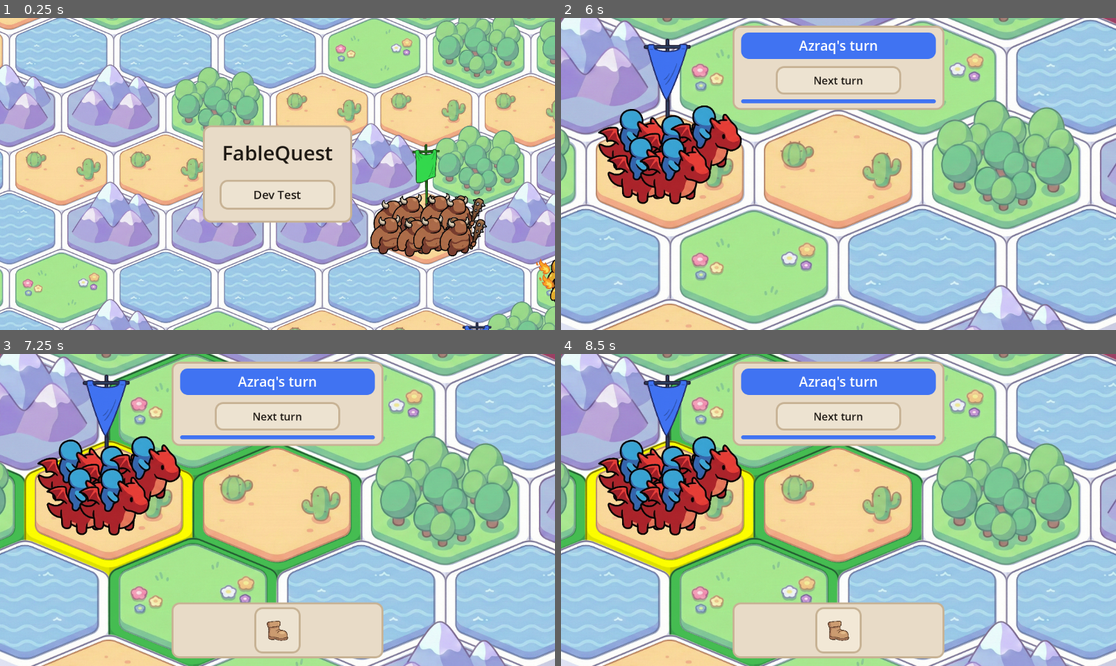
Above: before the commit, frames 1-4 (two rows, left to right).
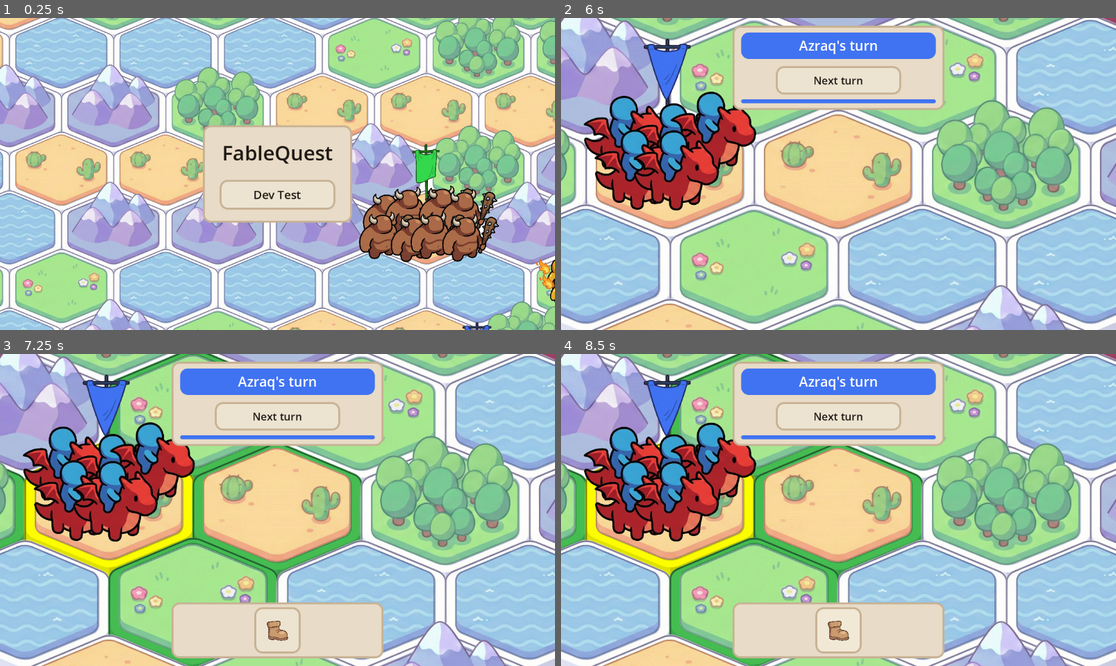
Above: after the commit, the same moments.

Repository: pebll/tbsge
Game: Godot game, scene res://scenes/runnables/menu.tscn
Same seed, same stepped clock (60 frames per second), same inputs: the game is played once before the commit and once after it. This scene is started directly instead of the project's main scene.
Inputs (mouse positions are in pixels of both pictures, inside the frame that each line leads up to):
- Up to frame 1 (0.25 s): no input
- Up to frame 2 (6 s): click "Dev Test" at 0.5 s; click "Sandbox (spawn & fight)" at 1.25 s; click "Next turn" at 2 s; click "Next turn" at 2.75 s; click "Next turn" at 3.5 s; tap Enter at 4.25, 5.75 s; drag from (588, 267) to (588, 80) at 4.27 s; tap Space at 5 s; drag from (588, 80) to (588, 267) at 5.02 s; move the mouse to (672, 174) at 5.77 s; tap Tab at 5.85 s; click (672, 174) at 5.92 s
- Up to frame 3 (7.25 s): drag from (111, 510) to (27, 416) at 6.52 s
- Up to frame 4 (8.5 s): click (838, 631) at 7.25 s; click (838, 631) at 8 s

The runs differ from the first frame. In frame 1, 3.5% of the frame differs, in the area x 64-90%, y 53-79%; in frame 2, 5.9%, in the area x 4-36%, y 23-62%; in frame 3, 5.9%; in frame 4, 5.9%.

Commit message:
add more stats : shield, image size

Diff:
--- a/data/units/archer.tres
+++ b/data/units/archer.tres
@@ -9,6 +9,9 @@
 display_name = "Archer"
 max_health = 10
 attack = 4
+ap = 2
+shield = 0
+image_size = 1.0
 size = 1.5
 price = 3
 icon = ExtResource("2_icon")
--- a/data/units/axeman.tres
+++ b/data/units/axeman.tres
@@ -9,6 +9,9 @@
 display_name = "Axeman"
 max_health = 14
 attack = 5
+ap = 2
+shield = 0
+image_size = 1.0
 size = 1.5
 price = 4
 icon = ExtResource("2_icon")
--- a/data/units/dragon_rider.tres
+++ b/data/units/dragon_rider.tres
@@ -1,7 +1,7 @@
-[gd_resource type="Resource" format=3 uid="uid://d1w0r3xk7m8c2"]
+[gd_resource type="Resource" script_class="UnitDefinition" format=3 uid="uid://d1w0r3xk7m8c2"]
 
-[ext_resource type="Script" path="res://scripts/resources/unit_definition.gd" id="1_def"]
-[ext_resource type="Texture2D" path="res://assets/units_v2/done/base_uncut_sprites/dragon_rider_front.png" id="2_icon"]
+[ext_resource type="Script" uid="uid://xdkpld8vue81" path="res://scripts/resources/unit_definition.gd" id="1_def"]
+[ext_resource type="Texture2D" uid="uid://b30c58vws63wk" path="res://assets/units_v2/done/base_uncut_sprites/dragon_rider_front.png" id="2_icon"]
 
 [resource]
 script = ExtResource("1_def")
@@ -9,6 +9,8 @@
 display_name = "Dragon Rider"
 max_health = 18
 attack = 7
+ap = 3
+image_size = 1.2
 size = 3.0
 price = 8
 icon = ExtResource("2_icon")
--- a/data/units/flame.tres
+++ b/data/units/flame.tres
@@ -9,6 +9,9 @@
 display_name = "Flame"
 max_health = 9
 attack = 7
+ap = 2
+shield = 0
+image_size = 1.0
 size = 1.5
 price = 5
 icon = ExtResource("2_icon")
--- a/data/units/mage.tres
+++ b/data/units/mage.tres
@@ -9,6 +9,9 @@
 display_name = "Mage"
 max_health = 12
 attack = 6
+ap = 2
+shield = 0
+image_size = 1.0
 size = 1.5
 price = 5
 icon = ExtResource("2_icon")
--- a/data/units/necromancer.tres
+++ b/data/units/necromancer.tres
@@ -9,6 +9,9 @@
 display_name = "Necromancer"
 max_health = 11
 attack = 5
+ap = 2
+shield = 0
+image_size = 1.0
 size = 1.5
 price = 4
 icon = ExtResource("2_icon")
--- a/data/units/ogre.tres
+++ b/data/units/ogre.tres
@@ -9,6 +9,8 @@
 display_name = "Ogre"
 max_health = 24
 attack = 8
+shield = 1
+image_size = 1.2
 size = 2.5
 price = 10
 icon = ExtResource("1_rd7uk")
--- a/data/units/treant.tres
+++ b/data/units/treant.tres
@@ -9,6 +9,9 @@
 display_name = "Treant"
 max_health = 20
 attack = 4
+ap = 2
+shield = 0
+image_size = 1.15
 size = 2.0
 price = 6
 icon = ExtResource("2_icon")
--- a/scenes/ui/tile_info_panel.tscn
+++ b/scenes/ui/tile_info_panel.tscn
@@ -133,6 +133,63 @@
 theme_override_font_sizes/font_size = 32
 text = "0"
 
+[node name="TypeStats" type="HBoxContainer" parent="VBox/LegionBlock/LegionHeader/LegionHeaderText" unique_id=3847193201]
+unique_name_in_owner = true
+layout_mode = 2
+theme_override_constants/separation = 14
+
+[node name="SizeStat" type="HBoxContainer" parent="VBox/LegionBlock/LegionHeader/LegionHeaderText/TypeStats" unique_id=3847193202]
+layout_mode = 2
+theme_override_constants/separation = 2
+
+[node name="SizeIcon" type="TextureRect" parent="VBox/LegionBlock/LegionHeader/LegionHeaderText/TypeStats/SizeStat" unique_id=3847193203]
+unique_name_in_owner = true
+custom_minimum_size = Vector2(56, 56)
+layout_mode = 2
+expand_mode = 1
+stretch_mode = 5
+
+[node name="SizeValue" type="Label" parent="VBox/LegionBlock/LegionHeader/LegionHeaderText/TypeStats/SizeStat" unique_id=3847193204]
+unique_name_in_owner = true
+layout_mode = 2
+theme_override_font_sizes/font_size = 32
+text = "1.5"
+
+[node name="PriceStat" type="HBoxContainer" parent="VBox/LegionBlock/LegionHeader/LegionHeaderText/TypeStats" unique_id=3847193205]
+layout_mode = 2
+theme_override_constants/separation = 2
+
+[node name="PriceIcon" type="TextureRect" parent="VBox/LegionBlock/LegionHeader/LegionHeaderText/TypeStats/PriceStat" unique_id=3847193206]
+unique_name_in_owner = true
+custom_minimum_size = Vector2(56, 56)
+layout_mode = 2
+expand_mode = 1
+stretch_mode = 5
+
+[node name="PriceValue" type="Label" parent="VBox/LegionBlock/LegionHeader/LegionHeaderText/TypeStats/PriceStat" unique_id=3847193207]
+unique_name_in_owner = true
+layout_mode = 2
+theme_override_font_sizes/font_size = 32
+text = "5"
+
+[node name="ShieldStat" type="HBoxContainer" parent="VBox/LegionBlock/LegionHeader/LegionHeaderText/TypeStats" unique_id=3847193208]
+unique_name_in_owner = true
+layout_mode = 2
+theme_override_constants/separation = 2
+
+[node name="ShieldIcon" type="TextureRect" parent="VBox/LegionBlock/LegionHeader/LegionHeaderText/TypeStats/ShieldStat" unique_id=3847193209]
+unique_name_in_owner = true
+custom_minimum_size = Vector2(56, 56)
+layout_mode = 2
+expand_mode = 1
+stretch_mode = 5
+
+[node name="ShieldValue" type="Label" parent="VBox/LegionBlock/LegionHeader/LegionHeaderText/TypeStats/ShieldStat" unique_id=3847193210]
+unique_name_in_owner = true
+layout_mode = 2
+theme_override_font_sizes/font_size = 32
+text = "0"
+
 [node name="ApStat" type="HBoxContainer" parent="VBox/LegionBlock/LegionHeader/LegionHeaderText" unique_id=3847193100]
 unique_name_in_owner = true
 layout_mode = 2
--- a/scripts/core/combat_resolver.gd
+++ b/scripts/core/combat_resolver.gd
@@ -51,20 +51,28 @@
 		var target_index := rng.randi_range(0, current_defender_legion.units.size() - 1)
 		var target_unit: Unit = current_defender_legion.units[target_index]
 
-		var damage := float(attacker_unit.attack)
+		var raw_damage := float(attacker_unit.attack)
+		var shield_result := target_unit.absorb_damage(raw_damage)
+		var damage: float = shield_result["applied"]
+		var shield_absorbed: float = shield_result["absorbed"]
 		var hp_before: float = float(target_unit.current_health)
 		target_unit.current_health -= damage
 		var hp_after: float = float(target_unit.current_health)
 		var hp_lost: float = clampf(hp_before - maxf(0.0, hp_after), 0.0, hp_before)
 
-		print("Hit #%d: %s -> %s for %d (target hp %d/%d)" % [
+		var hit_log := "Hit #%d: %s -> %s for %d" % [
 			hit_index,
 			current_attacker_legion.unit_type,
 			current_defender_legion.unit_type,
 			int(damage),
+		]
+		if shield_absorbed > 0.0:
+			hit_log += " (%d absorbed by shield)" % int(shield_absorbed)
+		hit_log += " (target hp %d/%d)" % [
 			int(max(0.0, target_unit.current_health)),
 			int(target_unit.max_health),
-		])
+		]
+		print(hit_log)
 
 		hits.append({
 			"hit_index": hit_index,
@@ -72,6 +80,8 @@
 			"defender_legion": current_defender_legion,
 			"attacker": attacker_unit,
 			"target": target_unit,
+			"raw_damage": raw_damage,
+			"shield_absorbed": shield_absorbed,
 			"damage": damage,
 			"target_hp_before": hp_before,
 			"target_hp_after": hp_after,
--- a/scripts/models/legion.gd
+++ b/scripts/models/legion.gd
@@ -16,10 +16,18 @@
 	self.unit_count = unit_count
 	self.tile_coords = tile_coords
 	self.team_id = team_id
-	current_ap = max_ap
+	_apply_unit_type_defaults()
 	for i in range(unit_count):
 		var unit = Unit.new(self.unit_type)
 		units.append(unit)
+
+func _apply_unit_type_defaults() -> void:
+	var def := UnitDefs.get_def(unit_type)
+	if def and def.ap > 0:
+		max_ap = def.ap
+	else:
+		max_ap = DEFAULT_MAX_AP
+	current_ap = max_ap
 
 func has_ap() -> bool:
 	return current_ap > 0
@@ -38,3 +46,5 @@
 
 func refresh_ap() -> void:
 	current_ap = max_ap
+	for unit in units:
+		unit.reset_turn_state()
--- a/scripts/models/unit.gd
+++ b/scripts/models/unit.gd
@@ -5,6 +5,8 @@
 var max_health: float
 var attack: float
 var current_health: float
+var shield_max: int = 0
+var shield_remaining: int = 0
 var definition: UnitDefinition
 
 func _init(unit_type: String) -> void:
@@ -13,8 +15,22 @@
 	if definition:
 		max_health = definition.max_health
 		attack = definition.attack
+		shield_max = maxi(0, definition.shield)
 	else:
 		# Safe defaults if unit type not found in DB.
 		max_health = 10
 		attack = 3
+		shield_max = 0
 	current_health = max_health
+	reset_turn_state()
+
+func reset_turn_state() -> void:
+	shield_remaining = shield_max
+
+func absorb_damage(raw_damage: float) -> Dictionary:
+	var raw := maxf(0.0, raw_damage)
+	if shield_remaining <= 0:
+		return {"applied": raw, "absorbed": 0.0}
+	var absorbed := minf(raw, float(shield_remaining))
+	shield_remaining = 0
+	return {"applied": raw - absorbed, "absorbed": absorbed}
--- a/scripts/resources/unit_definition.gd
+++ b/scripts/resources/unit_definition.gd
@@ -6,6 +6,12 @@
 
 @export var max_health: int = 10
 @export var attack: int = 3
+## Action points restored at the start of this legion's team turn.
+@export var ap: int = 2
+## Damage absorbed from the first hit each unit takes per team turn (then breaks until next turn).
+@export var shield: int = 0
+## Visual scale for battlefield sprite size and formation spacing (~1.0 = default).
+@export var image_size: float = 1.0
 
 ## How much of a legion's 12-point capacity one unit consumes (default 1.5 → up to 8 units).
 @export var size: float = 1.5
--- a/scripts/ui/tile_info_panel.gd
+++ b/scripts/ui/tile_info_panel.gd
@@ -21,6 +21,13 @@
 @onready var health_value: Label = %HealthValue
 @onready var unit_count_icon: TextureRect = %UnitCountIcon
 @onready var unit_count_value: Label = %UnitCountValue
+@onready var size_icon: TextureRect = %SizeIcon
+@onready var size_value: Label = %SizeValue
+@onready var price_icon: TextureRect = %PriceIcon
+@onready var price_value: Label = %PriceValue
+@onready var shield_stat: HBoxContainer = %ShieldStat
+@onready var shield_icon: TextureRect = %ShieldIcon
+@onready var shield_value: Label = %ShieldValue
 @onready var ap_stat: HBoxContainer = %ApStat
 @onready var ap_icon: TextureRect = %ApIcon
 @onready var ap_value: Label = %ApValue
@@ -52,6 +59,9 @@
 const ICON_HEALTH := preload("res://assets/icons/base_icons_sprites/heart.png")
 const ICON_UNIT_COUNT := preload("res://assets/icons/base_icons_sprites/torso.png")
 const ICON_AP := preload("res://assets/icons/base_icons_sprites/boot.png")
+const ICON_SIZE := preload("res://assets/icons/base_icons_sprites/strong.png")
+const ICON_PRICE := preload("res://assets/icons/base_icons_sprites/coin.png")
+const ICON_SHIELD := preload("res://assets/icons/base_icons_sprites/shield.png")
 
 func _ready() -> void:
 	_apply_style()
@@ -85,17 +95,26 @@
 	health_value.add_theme_color_override("font_color", COLOR_TEXT)
 	unit_count_value.add_theme_color_override("font_color", COLOR_TEXT)
 	ap_value.add_theme_color_override("font_color", COLOR_TEXT)
+	size_value.add_theme_color_override("font_color", COLOR_TEXT)
+	price_value.add_theme_color_override("font_color", COLOR_TEXT)
+	shield_value.add_theme_color_override("font_color", COLOR_TEXT)
 
 	attack_icon.texture = ICON_ATTACK
 	health_icon.texture = ICON_HEALTH
 	unit_count_icon.texture = ICON_UNIT_COUNT
 	ap_icon.texture = ICON_AP
+	size_icon.texture = ICON_SIZE
+	price_icon.texture = ICON_PRICE
+	shield_icon.texture = ICON_SHIELD
 
 	_configure_stat_icon(unit_icon, Vector2(110, 150))
 	_configure_stat_icon(attack_icon)
 	_configure_stat_icon(health_icon)
 	_configure_stat_icon(unit_count_icon)
 	_configure_stat_icon(ap_icon, Vector2(56, 56))
+	_configure_stat_icon(size_icon, Vector2(56, 56))
+	_configure_stat_icon(price_icon, Vector2(56, 56))
+	_configure_stat_icon(shield_icon, Vector2(56, 56))
 
 func _configure_stat_icon(icon: TextureRect, min_size: Vector2 = Vector2(72, 72)) -> void:
 	icon.custom_minimum_size = min_size
@@ -178,6 +197,7 @@
 
 	unit_count_value.text = "%d" % legion.units.size()
 	ap_value.text = "%d/%d" % [legion.current_ap, legion.max_ap]
+	_render_unit_type_stats(unit0, legion.unit_type)
 
 	unit_icon.texture = unit0.definition.icon if unit0 and unit0.definition and unit0.definition.icon else _load_unit_icon(legion.unit_type)
 
@@ -319,6 +339,22 @@
 	footer_sb.corner_radius_bottom_right = 8
 	team_footer.add_theme_stylebox_override("panel", footer_sb)
 
+func _render_unit_type_stats(unit0: Unit, unit_type: String) -> void:
+	var def: UnitDefinition = unit0.definition if unit0 and unit0.definition else UnitDefs.get_def(unit_type)
+	if def == null:
+		size_value.text = ""
+		price_value.text = ""
+		shield_stat.hide()
+		return
+
+	size_value.text = "%.1f" % def.size
+	price_value.text = "%d" % def.price
+	if def.shield > 0:
+		shield_stat.show()
+		shield_value.text = "%d" % def.shield
+	else:
+		shield_stat.hide()
+
 func _load_unit_icon(unit_type: String) -> Texture2D:
 	var def := UnitDefs.get_def(unit_type)
 	return def.icon if def else null
--- a/scripts/visu/legion_visu.gd
+++ b/scripts/visu/legion_visu.gd
@@ -57,6 +57,14 @@
 	banner.self_modulate = team.color
 	banner.visible = true
 
+func _get_image_size_scale() -> float:
+	if legion == null:
+		return 1.0
+	var def := UnitDefs.get_def(legion.unit_type)
+	if def and def.image_size > 0.0:
+		return def.image_size
+	return 1.0
+
 func _stable_jitter(i: int, amount: float) -> Vector2:
 	var sx := sin(float(_formation_seed) + float(i) * 12.9898) * 43758.5453
 	var sy := sin(float(_formation_seed) + float(i) * 78.233) * 12515.8731
@@ -107,8 +115,9 @@
 		children[0].local_position = Vector2.ZERO
 		return
 
-	var base_spacing := 30
-	var randomness := 5.0
+	var image_scale := _get_image_size_scale()
+	var base_spacing := int(30.0 * image_scale)
+	var randomness := 5.0 * image_scale
 	var positions: Array[Vector2] = []
 	var cols := 2 if count == 4 else int(ceil(sqrt(count * 1.5)))
 	var rows := int(ceil(float(count) / float(cols)))
--- a/scripts/visu/single_unit.gd
+++ b/scripts/visu/single_unit.gd
@@ -29,22 +29,38 @@
 	juice_direct(direction)
 	update_sprite()
 
+func _get_base_scale() -> Vector2:
+	const BASE_SPRITE_SCALE := Vector2(0.2, 0.2)
+	var image_scale := 1.0
+	var def := UnitDefs.get_def(unit_type)
+	if def and def.image_size > 0.0:
+		image_scale = def.image_size
+	return BASE_SPRITE_SCALE * image_scale
+
 func update_sprite():
 	var def := UnitDefs.get_def(unit_type)
 	var new_texture: Texture2D = def.icon if def else null
 	var new_flip_h = !direction_right
 	sprite.texture = new_texture
 	sprite.flip_h = new_flip_h
+	sprite.scale = _get_base_scale()
 
 func start_idle_animation():
-	var base_scale = 0.2
-	var stretch_percentage = 0.02
-	var scale_high = base_scale*(1+stretch_percentage)
-	var scale_low = base_scale*(1-stretch_percentage)
-	var loop_time = 1
+	var base_scale := _get_base_scale()
+	sprite.scale = base_scale
+	var stretch_percentage := 0.02
+	var scale_a := Vector2(
+		base_scale.x * (1.0 - stretch_percentage),
+		base_scale.y * (1.0 + stretch_percentage)
+	)
+	var scale_b := Vector2(
+		base_scale.x * (1.0 + stretch_percentage),
+		base_scale.y * (1.0 - stretch_percentage)
+	)
+	var loop_time := 1.0
 	idle_tween = create_tween().set_loops()
-	idle_tween.tween_property(sprite, "scale", Vector2(scale_low, scale_high), loop_time)
-	idle_tween.tween_property(sprite, "scale", Vector2(scale_high, scale_low), loop_time)
+	idle_tween.tween_property(sprite, "scale", scale_a, loop_time)
+	idle_tween.tween_property(sprite, "scale", scale_b, loop_time)
 
 func juice_move(target_pos: Vector2):
 	var move_time = 0.4
@@ -82,8 +98,8 @@
 	active_tween = create_tween()
 	var anim_time = 0.1
 	var scale_factor = 1.03
-	var base_scale = sprite.scale
-	var target_scale = Vector2(base_scale.x/scale_factor, base_scale.y*scale_factor)
+	var base_scale := _get_base_scale()
+	var target_scale := Vector2(base_scale.x / scale_factor, base_scale.y * scale_factor)
 	active_tween.tween_property(sprite, "scale", target_scale, anim_time/2).set_trans(Tween.TRANS_EXPO).set_ease(Tween.EASE_OUT)
 	active_tween.tween_property(sprite, "scale", base_scale, anim_time).set_trans(Tween.TRANS_EXPO).set_ease(Tween.EASE_IN)
 
--- a/scripts/visu/unit_visu.gd
+++ b/scripts/visu/unit_visu.gd
@@ -44,7 +44,14 @@
 	sprite.material = _flash_mat
 
 func _get_base_scale() -> Vector2:
-	return BASE_SPRITE_SCALE
+	var image_scale := 1.0
+	if unit and unit.definition and unit.definition.image_size > 0.0:
+		image_scale = unit.definition.image_size
+	return BASE_SPRITE_SCALE * image_scale
+
+func _apply_base_sprite_scale() -> void:
+	if sprite:
+		sprite.scale = _get_base_scale()
 
 func _play_white_flash(duration: float) -> void:
 	_play_color_flash(Color.WHITE, duration)
@@ -317,19 +324,26 @@
 	sprite.texture = new_texture
 	sprite.flip_h = new_flip_h
 	sprite.position = local_position
+	_apply_base_sprite_scale()
 
 func start_idle_animation() -> void:
 	if idle_tween and idle_tween.is_running():
 		idle_tween.kill()
-	sprite.scale = _get_base_scale()
-	var base_scale := BASE_SPRITE_SCALE.x
-	var stretch_percentage = 0.02
-	var scale_high = base_scale*(1+stretch_percentage)
-	var scale_low = base_scale*(1-stretch_percentage)
-	var loop_time = 1
+	var base_scale := _get_base_scale()
+	sprite.scale = base_scale
+	var stretch_percentage := 0.02
+	var scale_a := Vector2(
+		base_scale.x * (1.0 - stretch_percentage),
+		base_scale.y * (1.0 + stretch_percentage)
+	)
+	var scale_b := Vector2(
+		base_scale.x * (1.0 + stretch_percentage),
+		base_scale.y * (1.0 - stretch_percentage)
+	)
+	var loop_time := 1.0
 	idle_tween = create_tween().set_loops()
-	idle_tween.tween_property(sprite, "scale", Vector2(scale_low, scale_high), loop_time)
-	idle_tween.tween_property(sprite, "scale", Vector2(scale_high, scale_low), loop_time)
+	idle_tween.tween_property(sprite, "scale", scale_a, loop_time)
+	idle_tween.tween_property(sprite, "scale", scale_b, loop_time)
 
 func juice_move(_target_pos: Vector2) -> Tween:
 	var move_time = 0.4
@@ -468,11 +482,11 @@
 	if active_tween and active_tween.is_running():
 		return
 	active_tween = create_tween()
-	var anim_time = 0.1
-	var scale_factor = 1.03
-	var base_scale = sprite.scale
-	var target_scale = Vector2(base_scale.x/scale_factor, base_scale.y*scale_factor)
-	active_tween.tween_property(sprite, "scale", target_scale, anim_time/2).set_trans(Tween.TRANS_EXPO).set_ease(Tween.EASE_OUT)
+	var anim_time := 0.1
+	var scale_factor := 1.03
+	var base_scale := _get_base_scale()
+	var target_scale := Vector2(base_scale.x / scale_factor, base_scale.y * scale_factor)
+	active_tween.tween_property(sprite, "scale", target_scale, anim_time / 2).set_trans(Tween.TRANS_EXPO).set_ease(Tween.EASE_OUT)
 	active_tween.tween_property(sprite, "scale", base_scale, anim_time).set_trans(Tween.TRANS_EXPO).set_ease(Tween.EASE_IN)
 
 func juice_direct(direction: Vector2):
--- a/tests/test_combat_logic.gd
+++ b/tests/test_combat_logic.gd
@@ -8,6 +8,8 @@
 	if not _test_alternate_then_drain_when_one_side_exhausts_attackers():
 		return false
 	if not _test_dead_unit_never_hits_back():
+		return false
+	if not _test_shield_absorbs_first_hit_only():
 		return false
 	print("Success: Combat logic tests")
 	return true
@@ -102,3 +104,28 @@
 				return false
 
 	return true
+
+func _test_shield_absorbs_first_hit_only() -> bool:
+	var target := Unit.new("OGRE")
+	target.shield_max = 2
+	target.shield_remaining = 2
+
+	var first: Dictionary = target.absorb_damage(5.0)
+	if int(first["applied"]) != 3 or int(first["absorbed"]) != 2:
+		push_error("Expected shield 2 to reduce 5 damage to 3 on first hit")
+		return false
+	if target.shield_remaining != 0:
+		push_error("Shield should be broken after first hit")
+		return false
+
+	var second: Dictionary = target.absorb_damage(5.0)
+	if int(second["applied"]) != 5 or int(second["absorbed"]) != 0:
+		push_error("Expected full 5 damage once shield is broken")
+		return false
+
+	target.shield_remaining = 0
+	target.reset_turn_state()
+	if target.shield_remaining != 2:
+		push_error("reset_turn_state should restore shield at turn start")
+		return false
+	return true
--- a/tests/test_legion_ap.gd
+++ b/tests/test_legion_ap.gd
@@ -8,6 +8,8 @@
 	if not _test_swap_costs_both():
 		return false
 	if not _test_refresh_ap():
+		return false
+	if not _test_ap_from_unit_definition():
 		return false
 	print("Success: Legion AP tests")
 	return true
@@ -54,3 +56,14 @@
 		push_error("refresh_ap should restore max AP")
 		return false
 	return true
+
+func _test_ap_from_unit_definition() -> bool:
+	var dragon := Legion.new("DRAGON_RIDER", 1, Vector2i.ZERO, "GREEN")
+	if dragon.max_ap != 3 or dragon.current_ap != 3:
+		push_error("DRAGON_RIDER should start with 3 AP from unit definition")
+		return false
+	var archer := Legion.new("ARCHER", 1, Vector2i.ZERO, "GREEN")
+	if archer.max_ap != 2:
+		push_error("ARCHER should start with default 2 AP")
+		return false
+	return true
